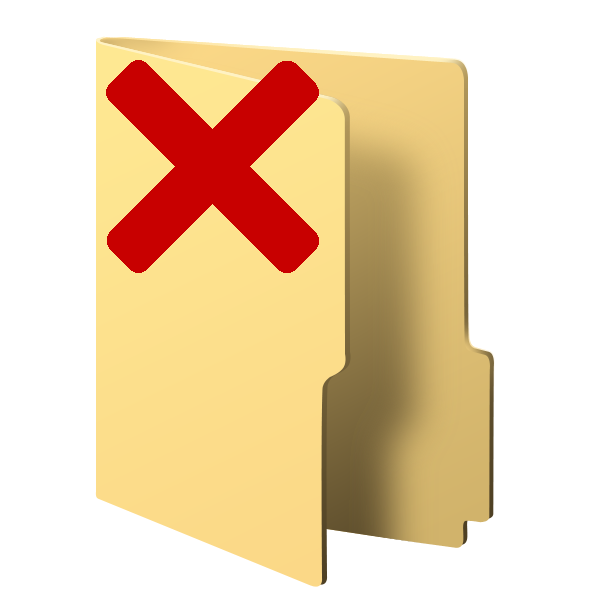
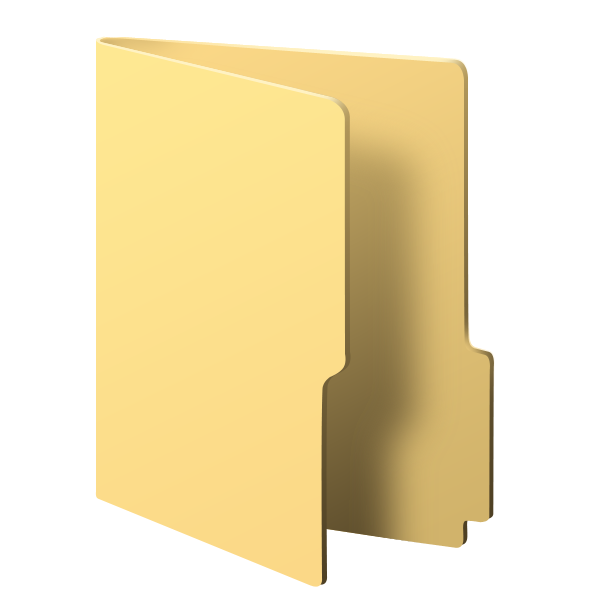
Layer changes from the first 600px x 600px image to the second:
hid "Deleted" over box(106, 60, 319, 273)
